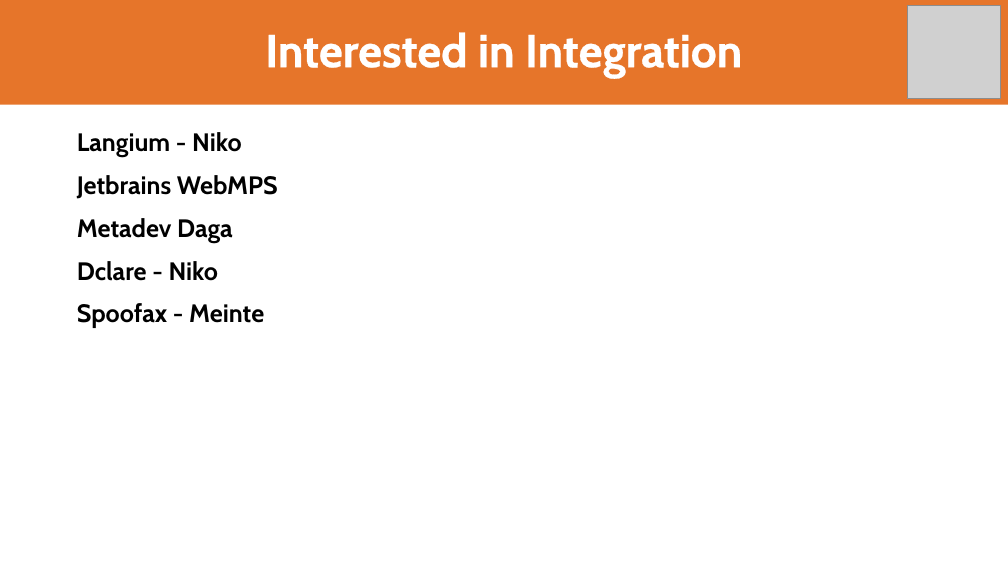
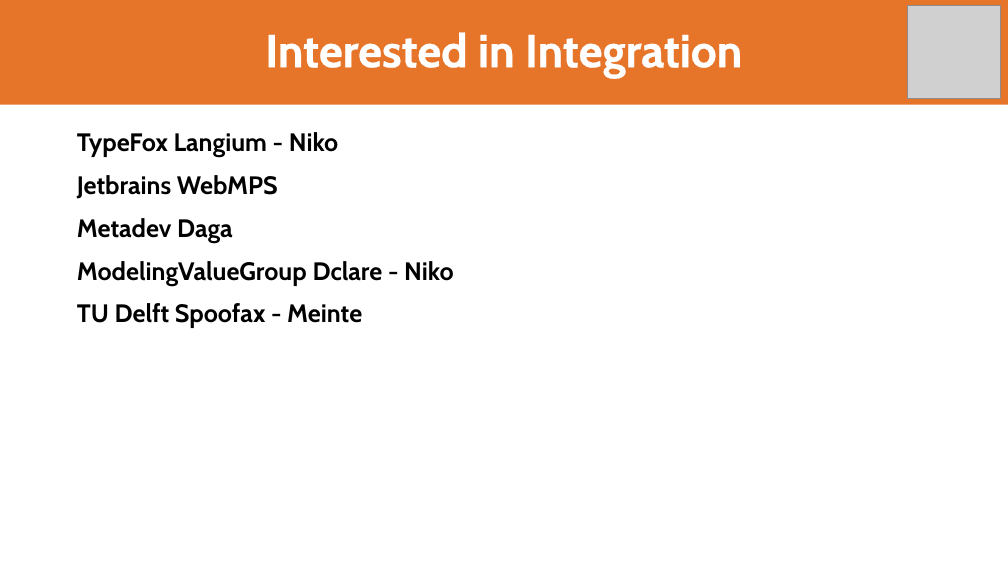
Before and after one commit to LionWeb-io/specification, a slide deck: slide 9 of resources/LangDev 2024 Talk.pptx. Drawn at 1008x567 pixels with LibreOffice and Linux fonts; fonts in the diff are those of the drawing; grey boxes stand for pictures; background and template pictures are left out. Boxes give left, top, right and bottom in pixels: in the first picture for what was removed or moved away, otherwise in the second. Text is boxed around its words. In the diff, an @@ line names an element or a change of style, - is before the commit and + after.

```diff
--- a/resources/LangDev 2024 Talk.pptx
+++ b/resources/LangDev 2024 Talk.pptx
@@ text at (x1=77, y1=132, x2=338, y2=157): text changed @@
-Langium - Niko
+TypeFox Langium - Niko
@@ text at (x1=77, y1=261, x2=454, y2=328): text changed @@
-Dclare - Niko
-Spoofax - Meinte
+ModelingValueGroup Dclare - Niko
+TU Delft Spoofax - Meinte
```
Also in this commit, not shown: 2 other slides changed.
